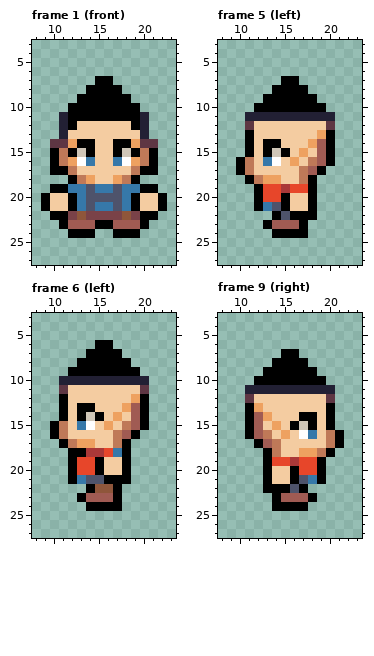
Two versions of one pixel-art file, assets/characters/base/idle.aseprite. Above: the version before the commit.
32x32 pixels, 16 frames. Colours within 5 levels of each other are drawn and written as one. Shown: frame 1 (front): x 8..23, y 3..27; frame 5 (left): x 8..23, y 3..27; frame 6 (left): x 8..23, y 3..27; frame 9 (right): x 8..23, y 3..27. The commit also changed other frames, which this record leaves out.
The result:
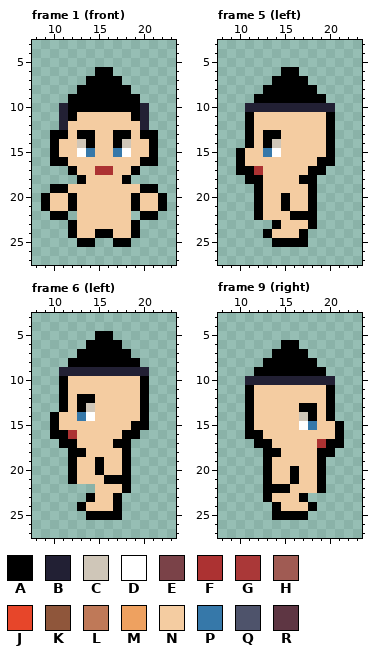
Palette (. is transparent): A #000000  B #222034  C #cfc6b8  D #ffffff  E #7a4248  F #ac3232  G #aa3838  H #a05b53  J #e7462a  K #8f563b  L #bf7958  M #eea160  N #f4cca1  P #3678a9  Q #4e536b  R #5e3643
Changes in this commit:
layer "pants/brown" now hidden
layer "shirt/red_blue" now hidden
layer "face/female" now hidden
Frame 1 (front):
y 6: x 15..16 .. -> AA
y 7: x 14 . -> A; x 17 . -> A
y 8: x 13 . -> A; x 18 . -> A
y 9: x 12 . -> A; x 19 . -> A
y 10: x 11 . -> B; x 20 . -> B
y 11: x 13..18 AAAAAA -> NNNNNN
y 12: x 12 A -> N; x 19 A -> N
y 13: x 10..11 .B -> AA; x 13..14 NN -> AA; x 17..18 NN -> AA; x 20..21 B. -> AA
y 14: x 10..13 RRMA -> ANNC; x 18..21 AMRR -> CNNA
y 15: x 11..14 LACA -> NNDP; x 17..20 ACAL -> PDNN
y 16: x 11..14 LMDP -> ANNN; x 17..20 PDML -> NNNA
y 17: x 10..12 AAL -> ..A; x 15..16 NN -> FF; x 19..21 LAA -> A..
y 18: x 12..14 ALM -> .AN; x 17..19 MLA -> NA.
y 19: x 12..19 PPQPPQPP -> NNNNNNNN
y 20: x 13..18 PQQQQP -> NNNNNN
y 21: x 13..18 PQPPQP -> NNNNNN
y 22: x 12..19 EKEEEEKE -> .NNNNNN.
y 23: x 11..20 AHHHAAHHHA -> .ANNNNNNA.
y 24: x 13..18 AA..AA -> NNAANN
y 25: x 13..14 .. -> AA; x 17..18 .. -> AA
Frame 5 (left):
y 6: x 15..16 .. -> AA
y 7: x 14 . -> A; x 17 . -> A
y 8: x 13 . -> A; x 18 . -> A
y 9: x 12 . -> A; x 19 . -> A
y 10: x 11..20 .AAAAAAAA. -> BBBBBBBBBB
y 11: x 11..20 BBBBBBBBBB -> ANNNNNNNNA
y 12: x 11 R -> A; x 20 R -> A
y 13: x 13..14 NN -> AA; x 19 M -> N
y 14: x 14 A -> C; x 18..19 MH -> NN
y 15: x 10..11 .A -> AN; x 13..15 ACA -> PDN; x 17 M -> N; x 19 H -> N
y 16: x 11 L -> N; x 13..14 PD -> NN; x 16 M -> N; x 18..19 LH -> NA
y 17: x 11..12 LN -> AF; x 17..18 LH -> NA
y 18: x 12..14 LMM -> ANN; x 17 L -> A
y 19: x 13..17 JJGJJ -> NNNNN
y 20: x 13..14 JJ -> NN
y 21: x 13..14 PQ -> NN
y 22: x 12..15 ..AQ -> ANNN
y 23: x 13..18 AHHHA. -> .ANNNA
y 24: x 13..16 .AAA -> ANNN
y 25: x 14..17 .... -> AAAA
Frame 6 (left):
y 5: x 15..16 .. -> AA
y 6: x 14 . -> A; x 17 . -> A
y 7: x 13 . -> A; x 18 . -> A
y 8: x 12 . -> A; x 19 . -> A
y 9: x 11..20 .AAAAAAAA. -> BBBBBBBBBB
y 10: x 11..20 BBBBBBBBBB -> ANNNNNNNNA
y 11: x 11 R -> A; x 20 R -> A
y 12: x 13..14 NN -> AA; x 19 M -> N
y 13: x 14 A -> C; x 18..19 MH -> NN
y 14: x 10..11 .A -> AN; x 13..15 ACA -> PDN; x 17 M -> N; x 19 H -> N
y 15: x 11 L -> N; x 13..14 PD -> NN; x 16 M -> N; x 18..19 LH -> NA
y 16: x 11..12 LN -> AF; x 17..18 LH -> NA
y 17: x 12..14 LMM -> ANN; x 17 L -> A
y 18: x 14..17 GGJP -> NNNN
y 19..20: x 13..14 JJ -> NN
y 21: x 13..15 PQQ -> NNN
y 22: x 14..18 AKKA. -> .NNNA
y 23: x 13..16 AHHH -> .ANN
y 24: x 13..16 .AAA -> ANNN
y 25: x 14..17 .... -> AAAA
Frame 9 (right):
y 6: x 15..16 .. -> AA
y 7: x 14 . -> A; x 17 . -> A
y 8: x 13 . -> A; x 18 . -> A
y 9: x 12 . -> A; x 19 . -> A
y 10: x 11..20 .AAAAAAAA. -> BBBBBBBBBB
y 11: x 11..20 BBBBBBBBBB -> ANNNNNNNNA
y 12: x 11 R -> A; x 20 R -> A
y 13: x 12 M -> N; x 17..18 NN -> AA
y 14: x 12..13 HM -> NN; x 17 A -> C
y 15: x 12 H -> N; x 14 M -> N; x 16..18 ACA -> NDP; x 20..21 A. -> NA
y 16: x 12..13 HL -> AN; x 15 M -> N; x 17..18 DP -> NN; x 20 L -> N
y 17: x 13..14 HL -> AN; x 19..20 NL -> FA
y 18: x 14 L -> A; x 17..19 MML -> NNA
y 19: x 14..18 JJGJJ -> NNNNN
y 20: x 17..18 JJ -> NN
y 21: x 17..18 QP -> NN
y 22: x 16..19 QA.. -> NNNA
y 23: x 13..18 .AHHHA -> ANNNA.
y 24: x 15..18 AAA. -> NNNA
y 25: x 14..17 .... -> AAAA
Pixel boxes of the changes (left, top, right, bottom) in both pictures:
changed: (50, 67, 158, 247)
changed: (236, 67, 335, 247)
changed: (50, 331, 149, 520)
changed: (245, 340, 344, 520)
